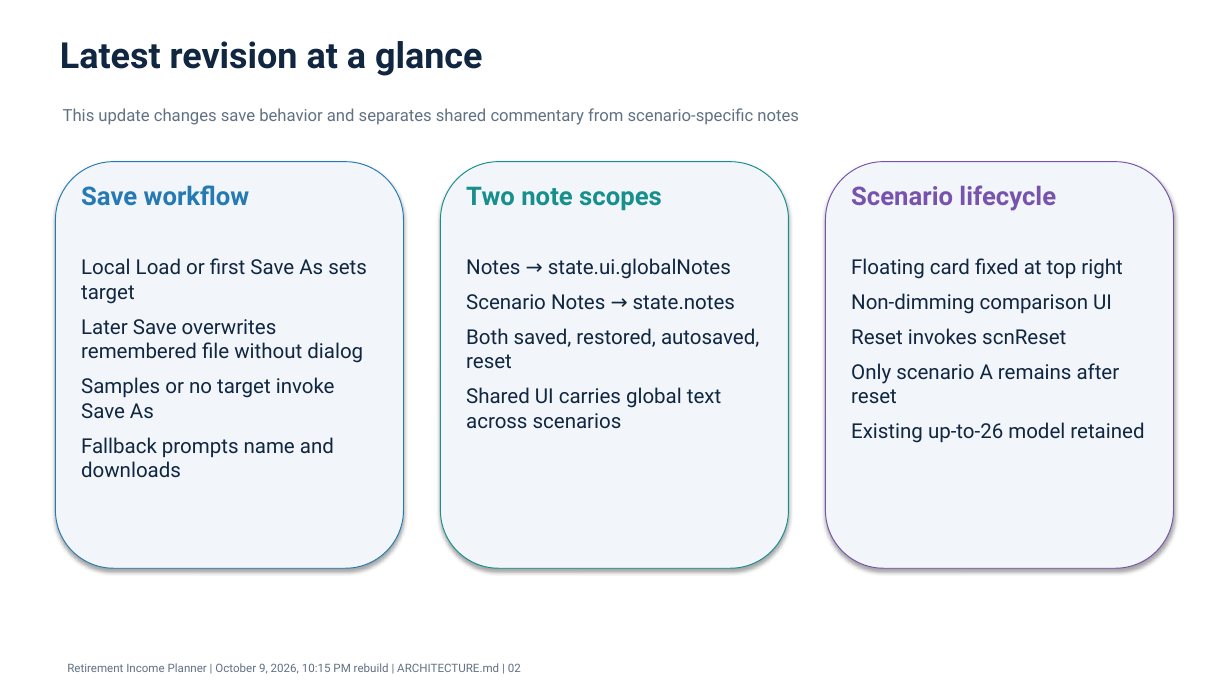
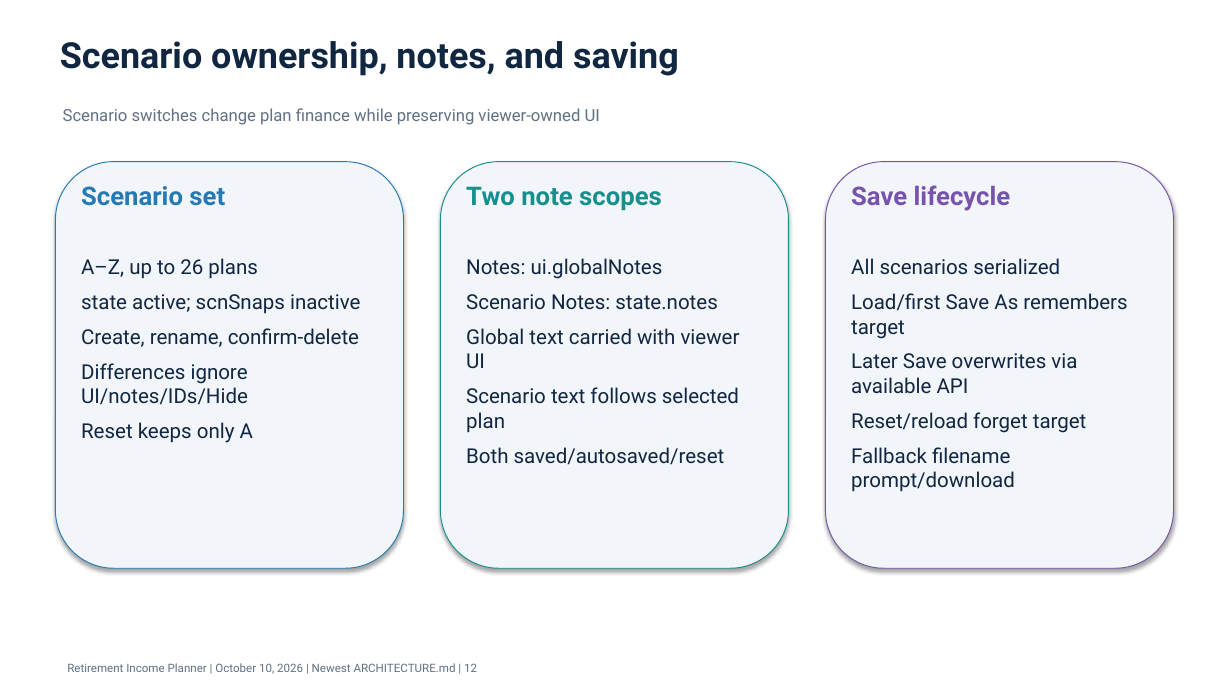
Before and after one commit to howardc64/retirefin, a slide deck: slide 12 of docs/retirement_income_planner_architecture.pptx (slide 2 before the commit). Drawn at 1232x693 pixels with LibreOffice and Linux fonts; fonts in the diff are those of the drawing. Boxes give left, top, right and bottom in pixels: in the first picture for what was removed or moved away, otherwise in the second. Text is boxed around its words. In the diff, an @@ line names an element or a change of style, - is before the commit and + after.

```diff
--- a/docs/retirement_income_planner_architecture.pptx
+++ b/docs/retirement_income_planner_architecture.pptx
@@ text at bbox=[60, 41, 679, 76]: text changed @@
-Latest revision at a glance
+Scenario ownership, notes, and saving
@@ text at bbox=[63, 108, 600, 125]: text changed @@
-This update changes save behavior and separates shared commentary from scenario-specific notes
+Scenario switches change plan finance while preserving viewer-owned UI
@@ text at bbox=[81, 186, 225, 206]: text changed @@
-Save workflow
+Scenario set
@@ text at bbox=[851, 185, 1011, 211]: text changed @@
-Scenario lifecycle
+Save lifecycle
@@ text at bbox=[81, 258, 360, 443]: text changed @@
-Local Load or first Save As sets target
-Later Save overwrites remembered file without dialog
-Samples or no target invoke Save As
-Fallback prompts name and downloads
+A–Z, up to 26 plans
+state active; scnSnaps inactive
+Create, rename, confirm-delete
+Differences ignore UI/notes/IDs/Hide
+Reset keeps only A
@@ text at bbox=[466, 258, 740, 465]: text changed @@
-Notes → state.ui.globalNotes
-Scenario Notes → state.notes
-Both saved, restored, autosaved, reset
-Shared UI carries global text across scenarios
+Notes: ui.globalNotes
+Scenario Notes: state.notes
+Global text carried with viewer UI
+Scenario text follows selected plan
+Both saved/autosaved/reset
@@ text at bbox=[851, 258, 1127, 491]: text changed @@
-Floating card fixed at top right
-Non-dimming comparison UI
-Reset invokes scnReset
-Only scenario A remains after reset
-Existing up-to-26 model retained
+All scenarios serialized
+Load/first Save As remembers target
+Later Save overwrites via available API
+Reset/reload forget target
+Fallback filename prompt/download
@@ text at bbox=[67, 663, 477, 674]: text changed @@
-Retirement Income Planner | October 9, 2026, 10:15 PM rebuild | ARCHITECTURE.md | 02
+Retirement Income Planner | October 10, 2026 | Newest ARCHITECTURE.md | 12
```
Also in this commit, not shown: 7 other slides changed, 7 slides added, 7 slides removed, 9 other files.
